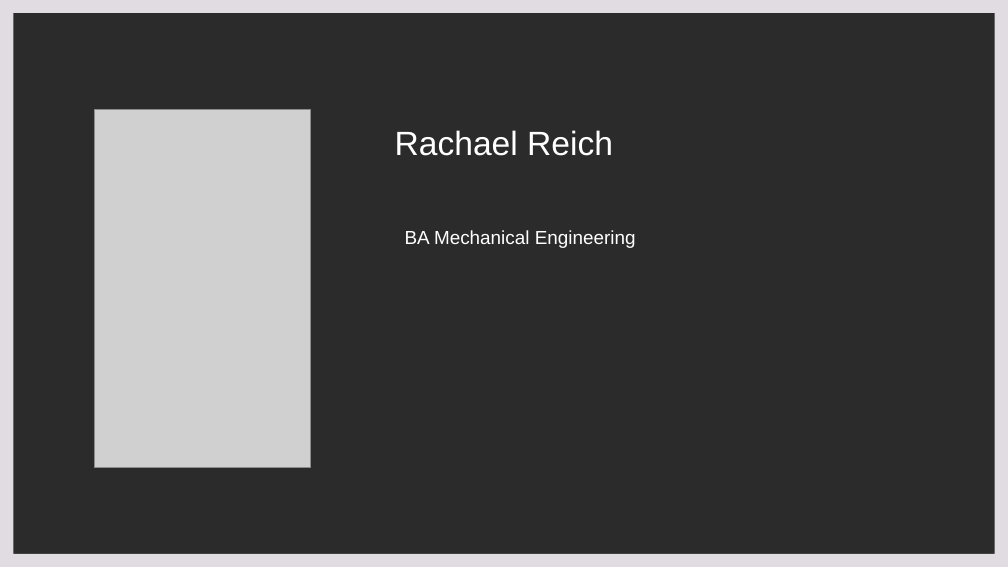
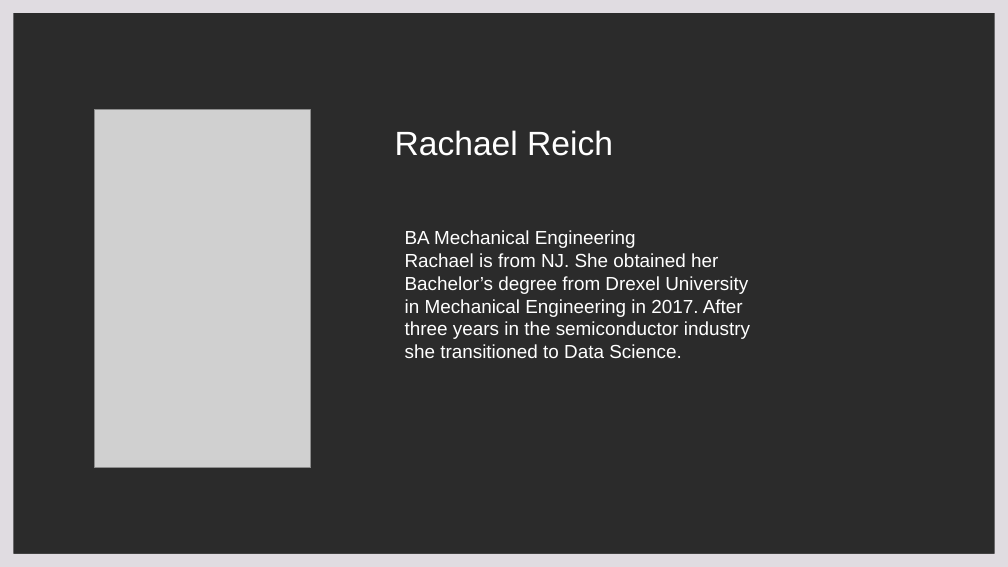
Before and after one commit to rhreich34/NASA-Hiring-Rate, a slide deck: slide 2 of Power_point_presentation/NASA Presentation.pptx. Drawn at 1008x567 pixels with LibreOffice and Linux fonts; fonts in the diff are those of the drawing; grey boxes stand for pictures; background and template pictures are left out; a plain dark background stands for a picture behind light text. Boxes give left, top, right and bottom in pixels: in the first picture for what was removed or moved away, otherwise in the second. Text is boxed around its words. In the diff, an @@ line names an element or a change of style, - is before the commit and + after.

```diff
--- a/Power_point_presentation/NASA Presentation.pptx
+++ b/Power_point_presentation/NASA Presentation.pptx
@@ text at (x1=405, y1=253, x2=750, y2=358): paragraph added @@
+Rachael is from NJ. She obtained her Bachelor’s degree from Drexel University in Mechanical Engineering in 2017. After three years in the semiconductor industry she transitioned to Data Science.
```
Also in this commit, not shown: 3 other slides changed, 4 slides removed, 1 other file.
